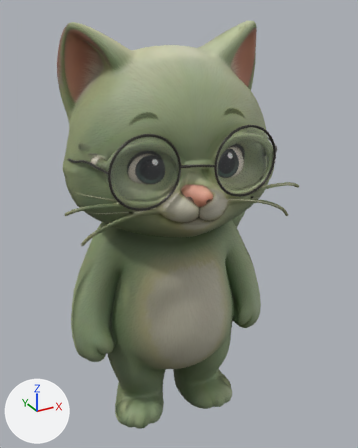
An edit to the glTF model apps/client/public/assets/characters/mint.glb, drawn before and after from the same camera.
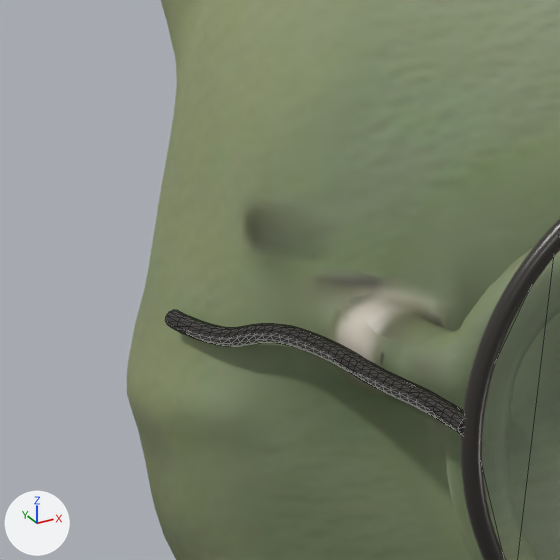
The first picture shows the older version from a camera (50 mm lens) standing at (-0.574, -1.026, 1.028) and looking at (-0.006, 0.009, 0.511). The close-ups show the older and then the newer version on the part from 13% to 34% of the width and 26% to 43% of the height of that picture. Only the edits that show in the close-ups are written down. The lights are fixed; the arrows at lower left show +X, +Y and +Z. The close-ups show mesh edges as thin lines. Where no turn or scale is listed for an object, it has been applied to the vertices. Vertices at exactly the same position are counted once.
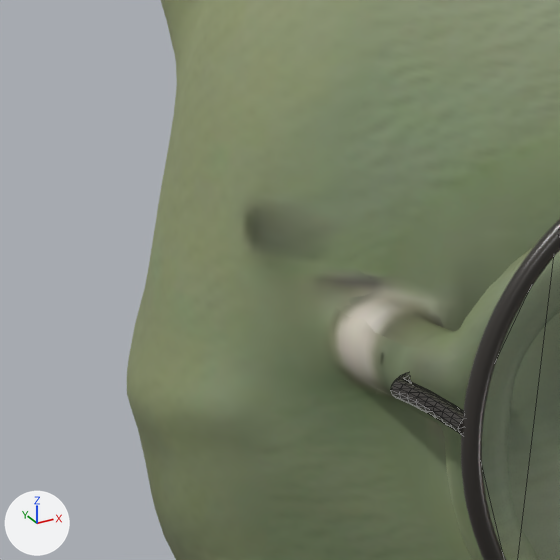
Where the change shows, as pixel boxes (x1, y1, x2, y2) in the close-ups (560 x 560 px; the box of a moved part takes in the faces that stretch with it):
'Mesh_6', reshaped
    before: (165, 310, 463, 435)
    after: (391, 373, 463, 435)
part 1 of me_mesh_6, moved or reshaped (mostly hidden afterwards)
    before: (165, 310, 403, 397)
    after: (395, 373, 411, 382)

What changed in the scene script:
```text
Change me_mesh_6:
    used by ob_mesh_6; location = (-0.3416, 0.268, 0.0)
    remove me_mesh_6.from_pydata(...)  # 432 vertices, 860 faces; spans x 0.042..0.071, y -0.484..-0.324, z 0.739..0.754
    add me_mesh_6.from_pydata(...)  # 432 vertices, 860 faces; spans x 0.063..0.096, y -0.484..-0.324, z 0.739..0.754
    me_mesh_6 part 1: 324 of 432 vertices moved; they spanned x 0.042..0.067, y -0.442..-0.324, z 0.739..0.754 and now span x 0.065..0.096, y -0.442..-0.324, z 0.739..0.754; mean shift (0.028, 0.0, 0.0); largest move (0.043, -0.332, 0.743) -> (0.073, -0.332, 0.743)
```
